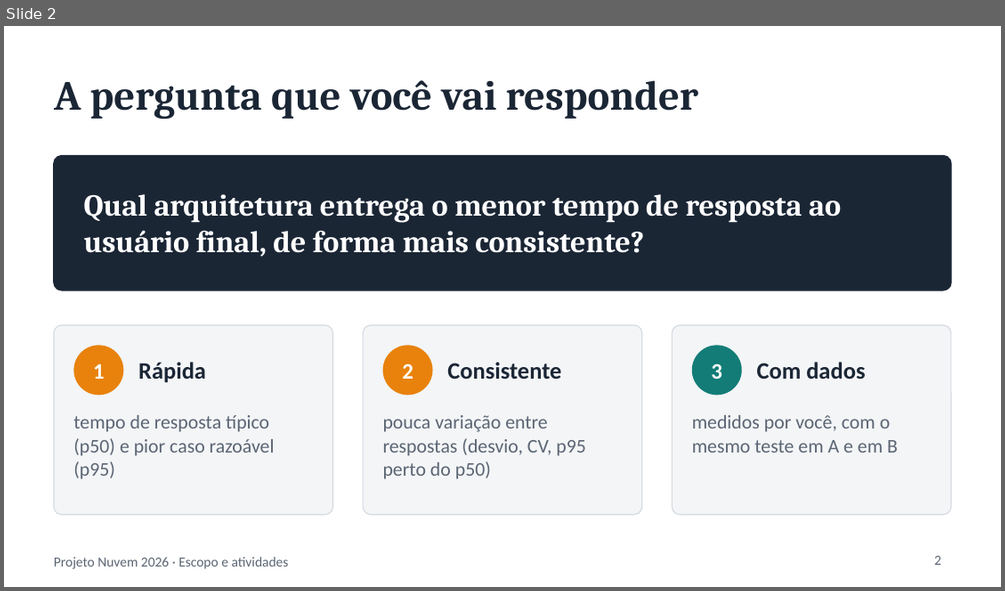
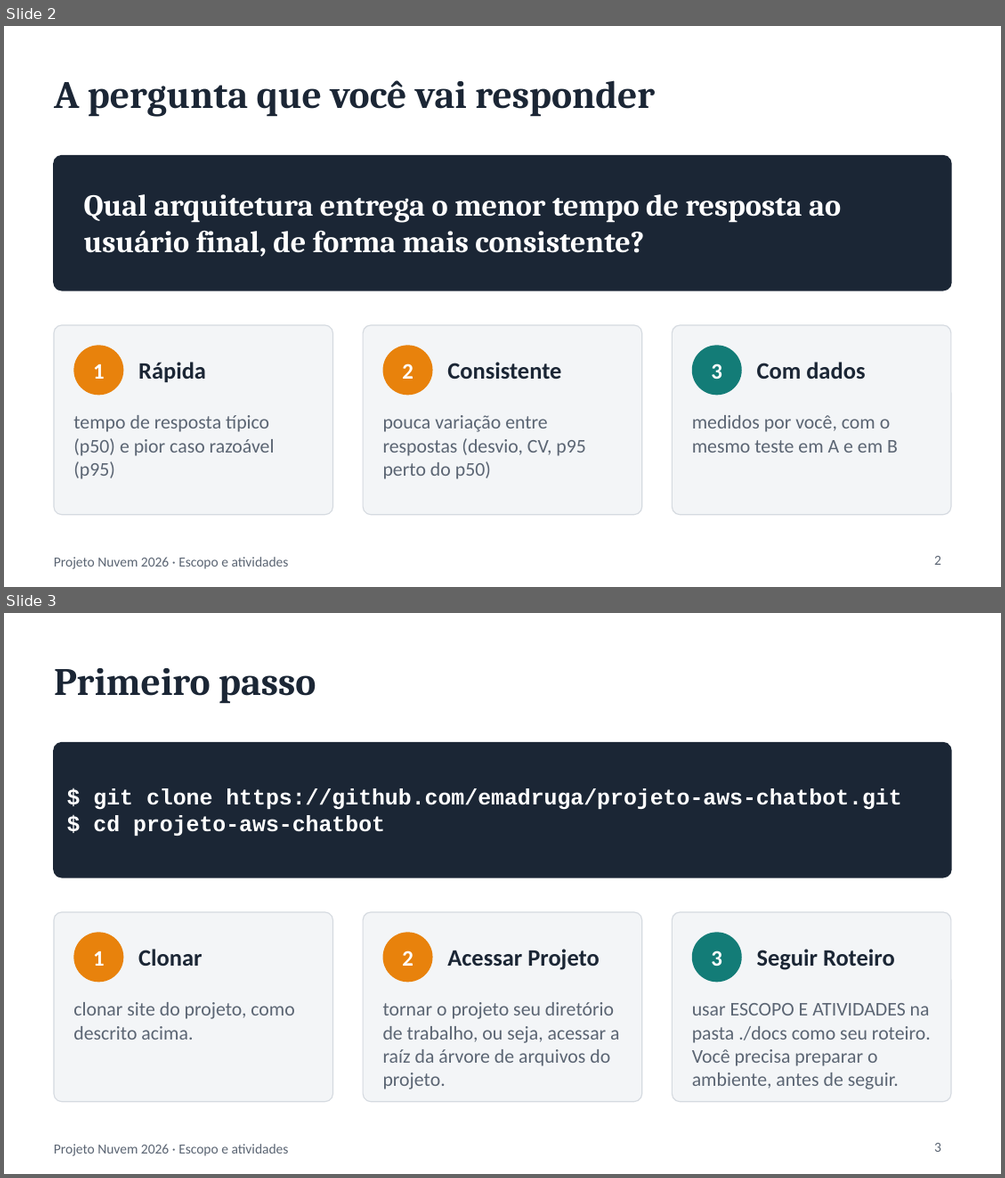
Before and after one commit to emadruga/projeto-aws-chatbot, a slide deck: docs/slides/ESCOPO_E_ATIVIDADES.pptx. Shown one above the other, each under a label of ours: slide 2 before the commit, slides 2 and 3 after it. The pictures are 1005x591 and 1005x1178 pixels, drawn with LibreOffice and Linux fonts; fonts in the diff are those of the drawing. Boxes give left, top, right and bottom in pixels: in the first picture for what was removed or moved away, otherwise in the second. Text is boxed around its words. In the diff, an @@ line names an element or a change of style, - is before the commit and + after.

```diff
--- a/docs/slides/ESCOPO_E_ATIVIDADES.pptx
+++ b/docs/slides/ESCOPO_E_ATIVIDADES.pptx
@@ slide 3 added at (4, 613, 1001, 1174), background #FFFFFF; not listed: 1 template element that a slide beside it also shows @@
@@ title added at (54, 668, 316, 704), 28 pt, text #1B2635, bold @@
+Primeiro passo
@@ rounded rectangle added at (54, 743, 951, 877), fill #1B2635, outline #1B2635 1 pt @@
@@ text added at (93, 788, 901, 835), 16 pt, text #FFFFFF, bold @@
+$ git clone https://github.com/emadruga/projeto-aws-chatbot.git
+$ cd projeto-aws-chatbot
@@ rounded rectangle added at (54, 912, 333, 1102), fill #F3F5F7, outline #D5DAE0 0.75 pt @@
@@ ellipse added at (73, 932, 123, 981), fill #E8820C, 16 pt, text #FFFFFF, bold @@
+1
@@ rounded rectangle added at (363, 912, 642, 1102), fill #F3F5F7, outline #D5DAE0 0.75 pt @@
@@ ellipse added at (383, 932, 433, 981), fill #E8820C, 16 pt, text #FFFFFF, bold @@
+2
@@ rounded rectangle added at (672, 912, 951, 1102), fill #F3F5F7, outline #D5DAE0 0.75 pt @@
@@ ellipse added at (692, 932, 742, 981), fill #137C77, 16 pt, text #FFFFFF, bold @@
+3
@@ text added at (138, 949, 202, 965), 17 pt, text #1B2635, bold @@
+Clonar
@@ text added at (447, 949, 599, 970), 17 pt, text #1B2635, bold @@
+Acessar Projeto
@@ text added at (757, 949, 895, 970), 17 pt, text #1B2635, bold @@
+Seguir Roteiro
@@ text added at (73, 1002, 294, 1039), 14 pt, text #5B6573 @@
+clonar site do projeto, como descrito acima.
@@ text added at (383, 1002, 619, 1089), 14 pt, text #5B6573 @@
+tornar o projeto seu diretório de trabalho, ou seja, acessar a raíz da árvore de arquivos do projeto.
@@ text added at (692, 1003, 930, 1089), 14 pt, text #5B6573 @@
+usar ESCOPO E ATIVIDADES na pasta ./docs como seu roteiro. Você precisa preparar o ambiente, antes de seguir.
@@ page number added at (934, 1143, 941, 1151), 10 pt, text #5B6573 @@
+3
@@ slide 2 changed as well @@
@@ title "A pergunta que você vai ..." at (54, 80, 655, 117): size 30 to 28 pt @@
```
Also in this commit, not shown: 10 other slides changed, 12 other slides added, 8 slides removed, 5 other files.
